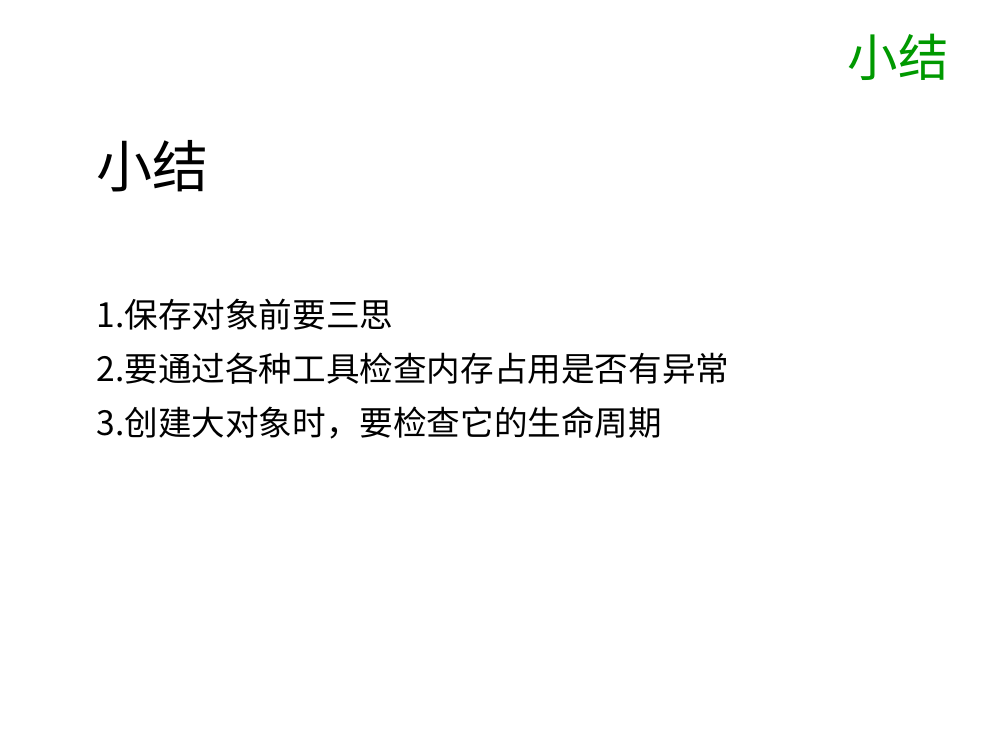
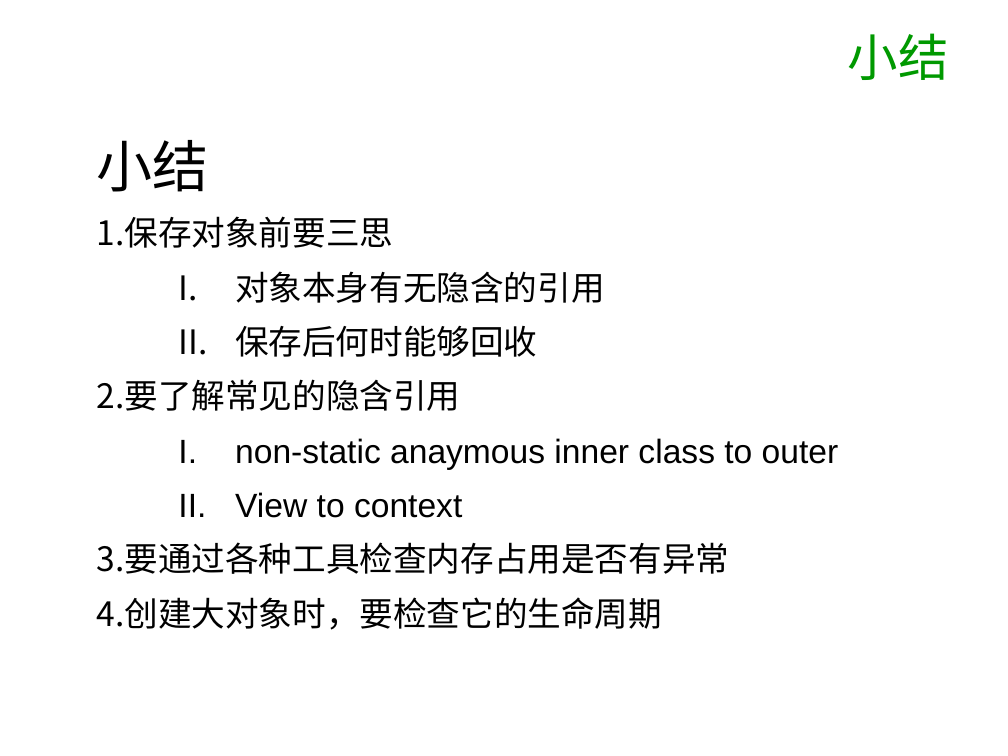
Before and after one commit to songzhengxuan/kata, a slide deck: slide 35 of ppt/ppt.ppt. Drawn at 1008x756 pixels with LibreOffice and Linux fonts; fonts in the diff are those of the drawing; background and template pictures are left out. Boxes give left, top, right and bottom in pixels: in the first picture for what was removed or moved away, otherwise in the second. Text is boxed around its words. In the diff, an @@ line names an element or a change of style, - is before the commit and + after.

```diff
--- a/ppt/ppt.ppt
+++ b/ppt/ppt.ppt
@@ text at (97, 271, 839, 518): paragraphs added @@
+  I. 对象本身有无隐含的引用
+  II. 保存后何时能够回收
+2. 要了解常见的隐含引用
+  I. non-static anaymous inner class to outer
+  II. View to context
```
Also in this commit, not shown: 7 other slides changed, 51 other files.
